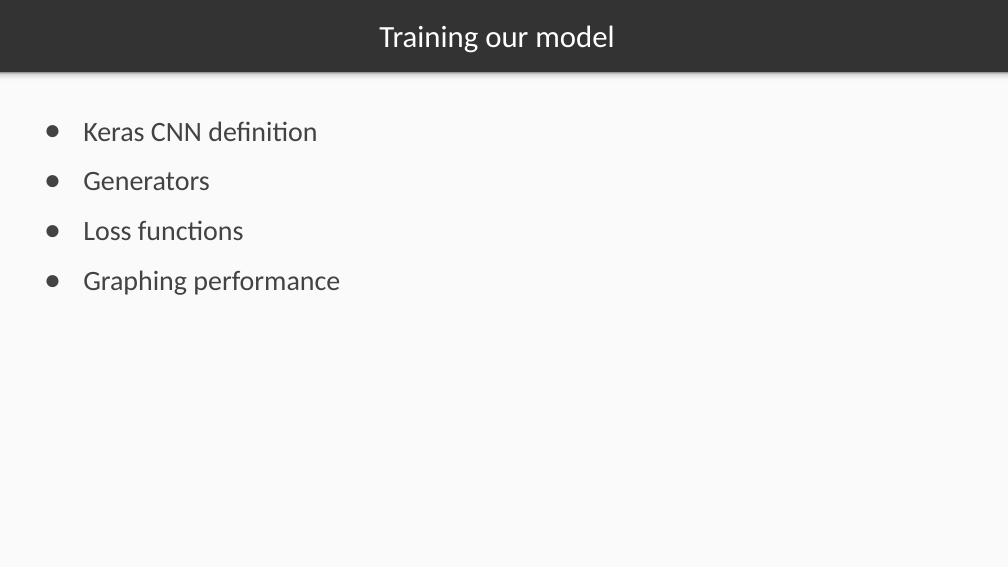
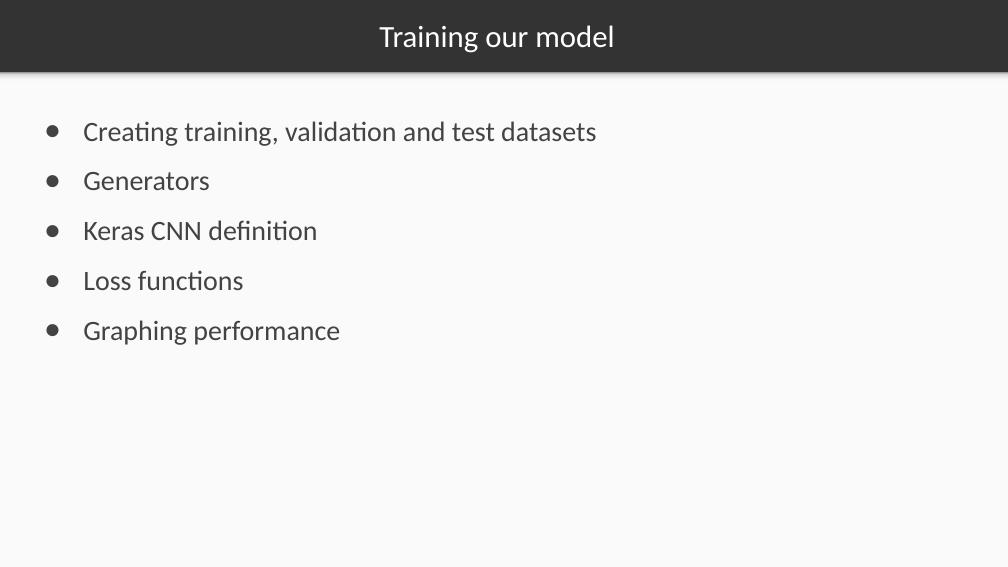
Before and after one commit to markstrefford/1.-Learning-Python-AI-by-Example, a slide deck: slide 11 of 4. Predicting the steering angle of a car/Slides/4.1.pptx. Drawn at 1008x567 pixels with LibreOffice and Linux fonts; fonts in the diff are those of the drawing. Boxes give left, top, right and bottom in pixels: in the first picture for what was removed or moved away, otherwise in the second. Text is boxed around its words. In the diff, an @@ line names an element or a change of style, - is before the commit and + after.

Commit message:
Demo of generators

```diff
--- a/4. Predicting the steering angle of a car/Slides/4.1.pptx
+++ b/4. Predicting the steering angle of a car/Slides/4.1.pptx
@@ text at (83, 121, 596, 190): paragraphs added @@
+● Creating training, validation and test datasets
+● Generators
```
Also in this commit, not shown: 1 slide added, 3 other files.
